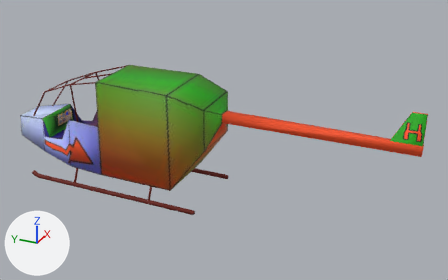
An edit to the OBJ model data/heli_hi.obj, drawn before and after from the same camera.
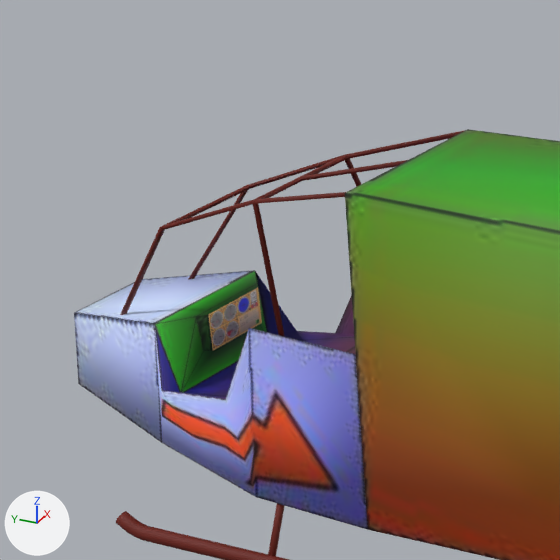
There are two pictures of each version: one whole from a camera (50 mm lens) standing at (-4.348, -3.027, 2.083) and looking at (0.086, -1.032, -0.134), one close up on the part from 0% to 34% of the width and 10% to 66% of the height. The axes (+X, +Y, +Z) are drawn at lower left. The lights are the same throughout. Where no turn or scale is listed for an object, it has been applied to the vertices.
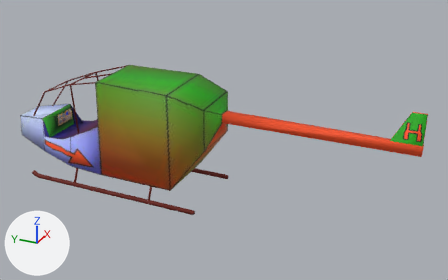
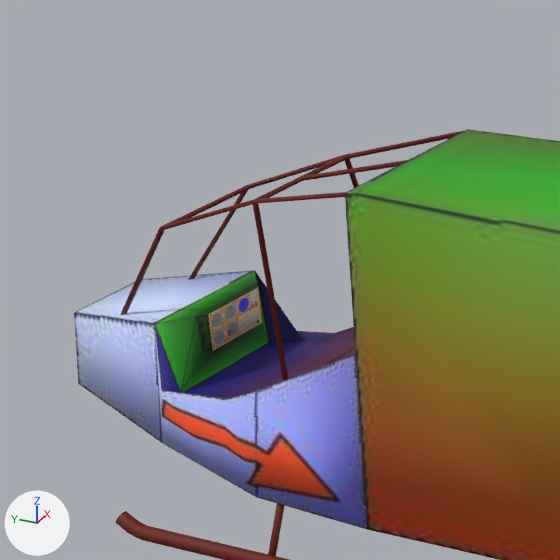
Location of each change, (x1, y1, x2, y2) in pixels of the close-ups (560 x 560 px; the box of a moved part takes in the faces that stretch with it):
'cube3', reshaped (21% taller): before (120, 130, 465, 337); after (120, 130, 465, 381)
part 1 of me_cube1, moved or reshaped: before (224, 295, 368, 530); after (224, 327, 368, 530)
part 2 of me_cube3, moved or reshaped: before (345, 159, 361, 187); after (344, 159, 359, 188)
part 3 of me_cube3, moved or reshaped: before (253, 204, 285, 337); after (253, 204, 289, 381)

Patch to the scene script:
```diff
--- a/data/heli_hi.obj.py
+++ b/data/heli_hi.obj.py
@@ me_cube1 @@
 me_cube1.from_pydata(...)  # 70 vertices, 72 faces; spans x -0.3..0.3, y -2.67..1.0, z -0.51..0.41
 # used by ob_cube1; location = (0.0, 0.0, 0.0)
-me_cube1.vertices[21].co = (0.25, 0.33, -0.05)
-me_cube1.vertices[24].co = (-0.25, 0.33, -0.05)  # pixel (248, 327)
+# me_cube1 part 1
+me_cube1.vertices[21].co = (0.25, 0.33, -0.22)
+me_cube1.vertices[24].co = (-0.25, 0.33, -0.22)  # pixel (256, 391)
 me_cube1.materials.append(mat_body1)
@@ me_cube3 @@
 me_cube3.from_pydata(...)  # 68 vertices, 68 faces; spans x -0.264..0.264, y -0.003..0.844, z -0.158..0.352
 # used by ob_cube3; location = (0.0, 0.0, 0.0)
 # before: 28 (0.258, 0.238, -0.067), 29 (0.257, 0.229, -0.065), 30 (0.247, 0.229, -0.067), 31 (0.248, 0.238, -0.069)
 # before: 32 (-0.257, 0.229, -0.065) at pixel (283, 341), 33 (-0.258, 0.238, -0.067) at pixel (279, 341), 34 (-0.248, 0.238, -0.069), 35 (-0.247, 0.229, -0.067)
+# me_cube3 part 2
+for i in [*range(28, 32)]: me_cube3.vertices[i].co += Vector((0.0, 0.0, -0.146))
+# me_cube3 part 3
+for i in [*range(32, 36)]: me_cube3.vertices[i].co += Vector((0.0, 0.0, -0.146))
 me_cube3.materials.append(mat_landing)
```
